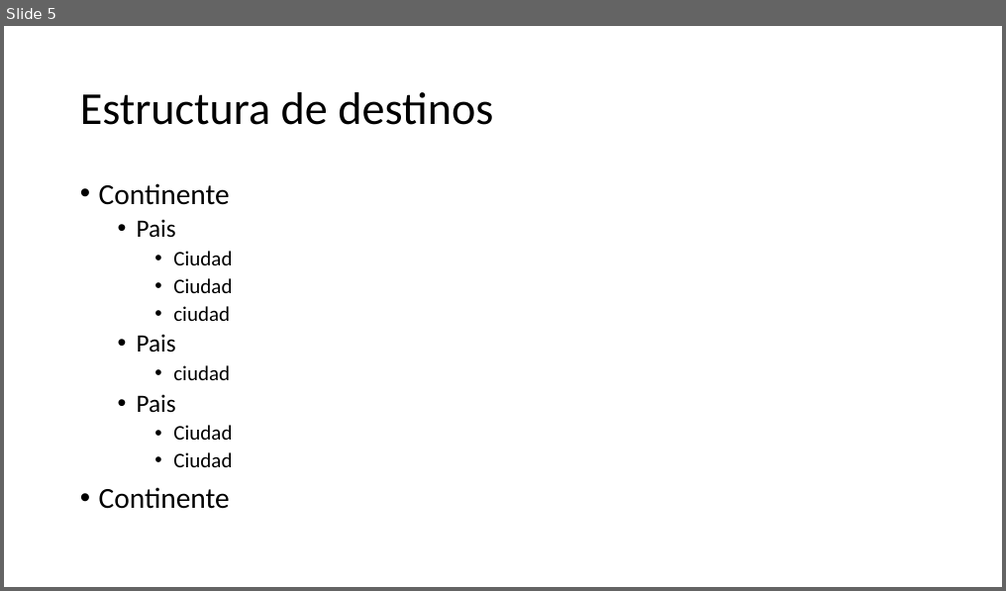
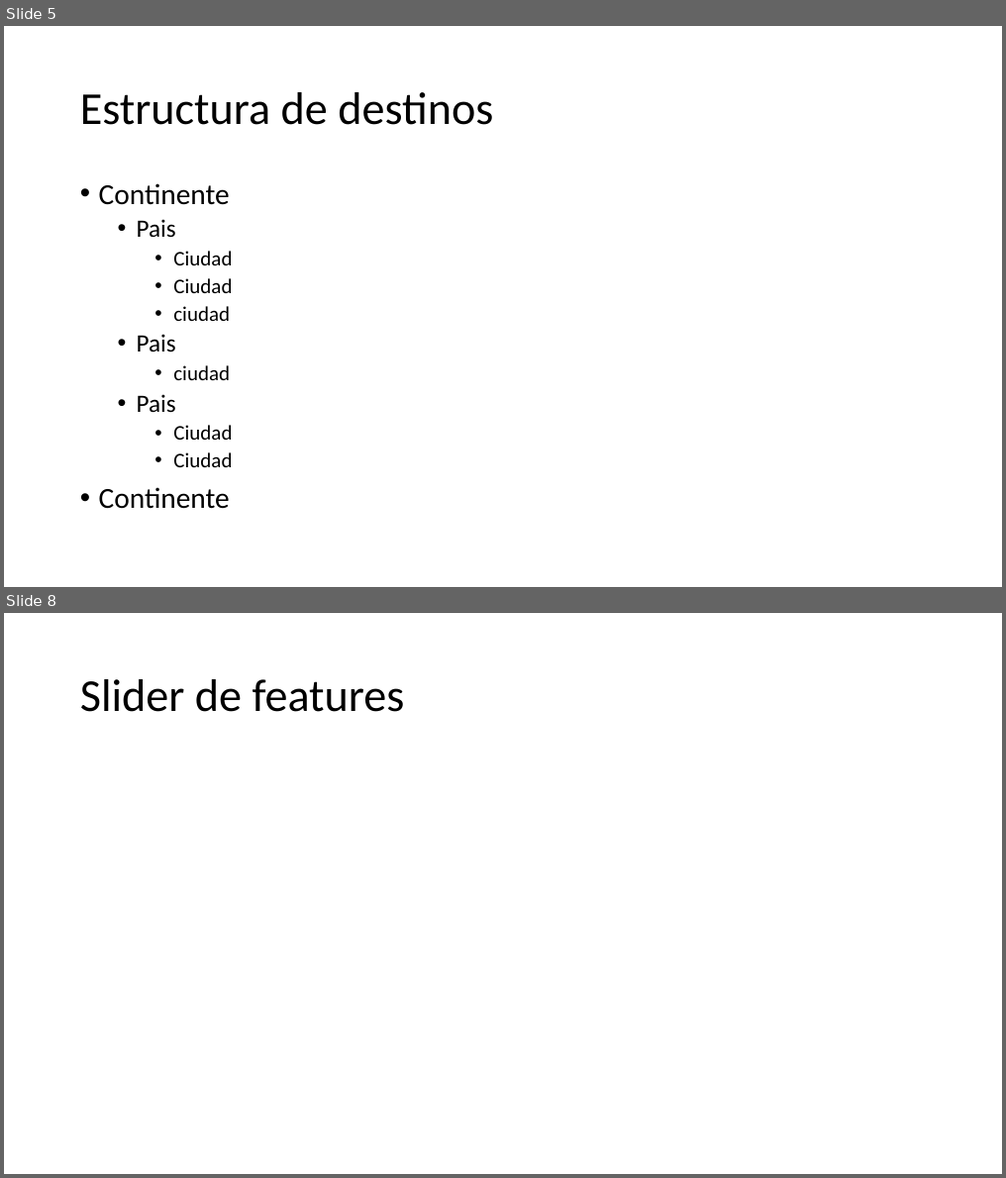
Before and after one commit to dominique120/1684, a slide deck: El Destino Alterno.pptx. Shown one above the other, each under a label of ours: slide 5 before the commit, slides 5 and 8 after it; the slides between them are not shown. The pictures are 1006x591 and 1006x1178 pixels, drawn with LibreOffice and Linux fonts; fonts in the diff are those of the drawing. Boxes give left, top, right and bottom in pixels: in the first picture for what was removed or moved away, otherwise in the second. Text is boxed around its words. In the diff, an @@ line names an element or a change of style, - is before the commit and + after.

```diff
--- a/El Destino Alterno.pptx
+++ b/El Destino Alterno.pptx
@@ slide 8 added at (x1=4, y1=613, x2=1002, y2=1174), background #FFFFFF @@
@@ title added at (x1=80, y1=679, x2=405, y2=712), 44 pt, text #000000 @@
+Slider de features
```
Also in this commit, not shown: 20 other slides added, 1 slide removed, 6 other files.
